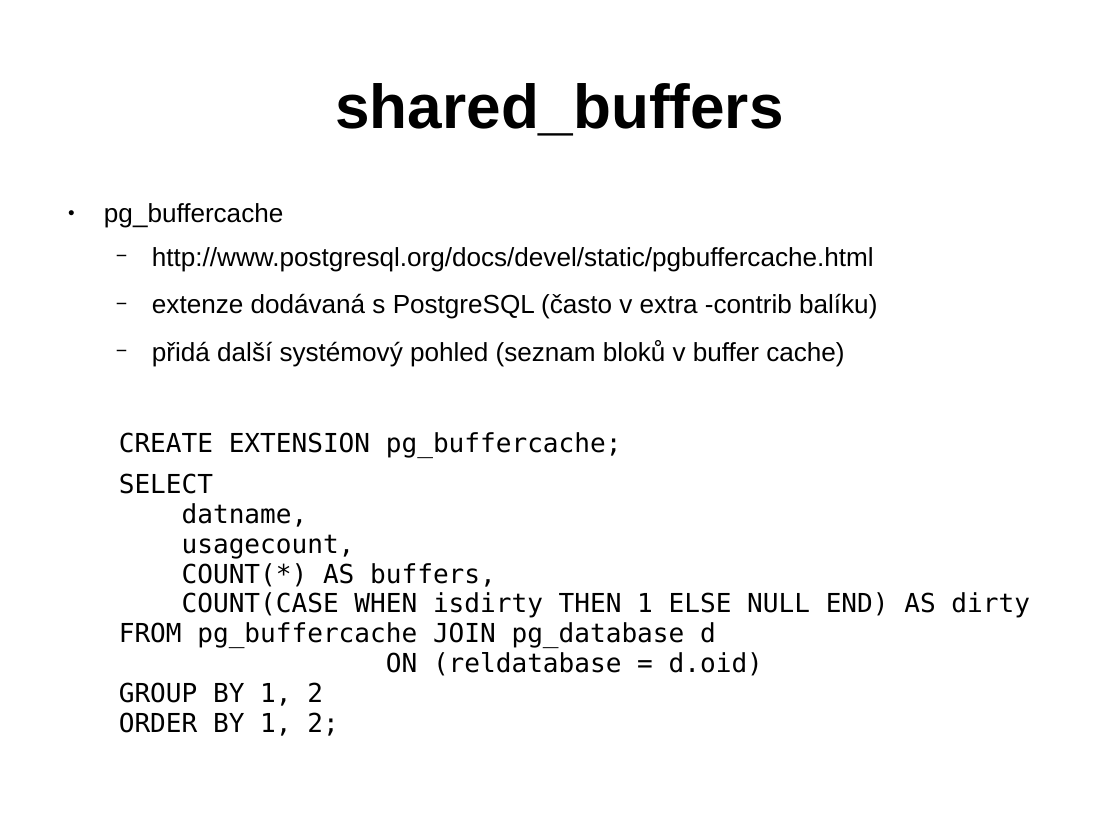
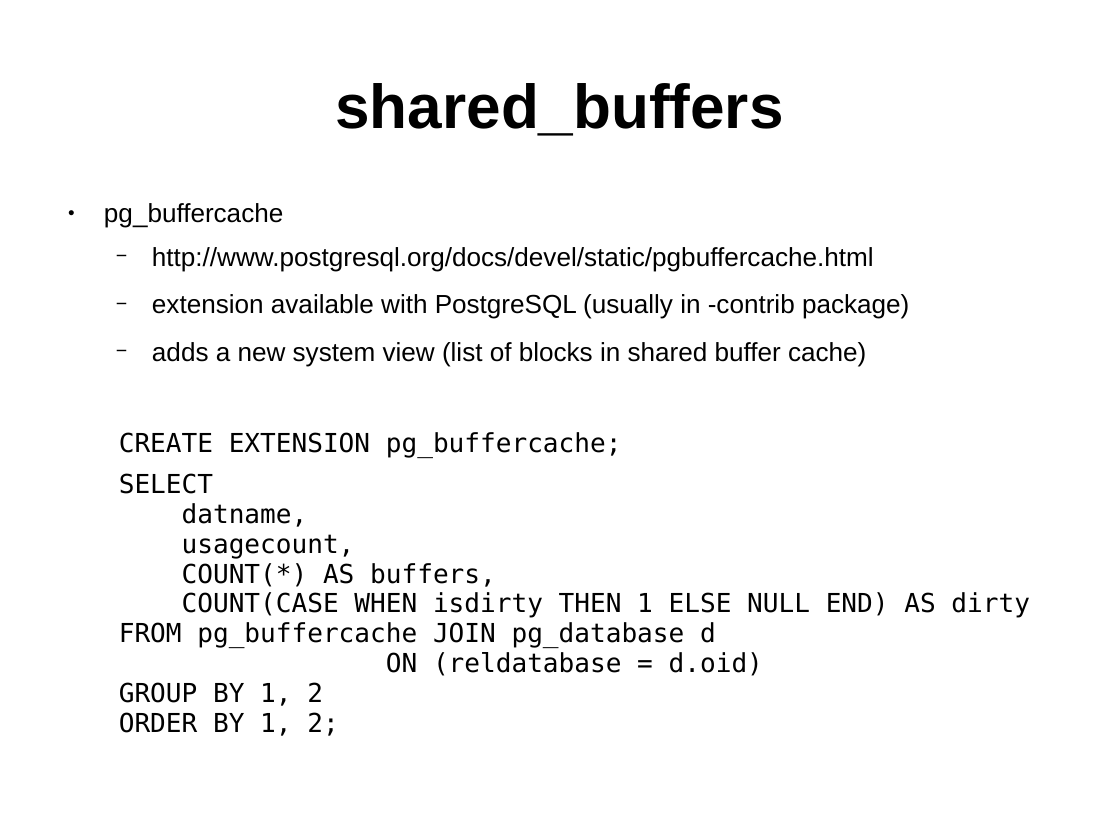
Before and after one commit to tvondra/perf_tuning_training, a slide deck: slide 9 of perf-tuning-training.odp. Drawn at 1120x840 pixels with LibreOffice and Linux fonts; fonts in the diff are those of the drawing. Boxes give left, top, right and bottom in pixels: in the first picture for what was removed or moved away, otherwise in the second. Text is boxed around its words. In the diff, an @@ line names an element or a change of style, - is before the commit and + after.

```diff
--- a/perf-tuning-training.odp
+++ b/perf-tuning-training.odp
@@ text at box(152, 294, 909, 367): text changed @@
-  − extenze dodávaná s PostgreSQL (často v extra -contrib balíku)
-  − přidá další systémový pohled (seznam bloků v buffer cache)
+  − extension available with PostgreSQL (usually in -contrib package)
+  − adds a new system view (list of blocks in shared buffer cache)
```
Also in this commit, not shown: 24 other slides changed, 13 slides added, 25 slides removed, 1 other file.
